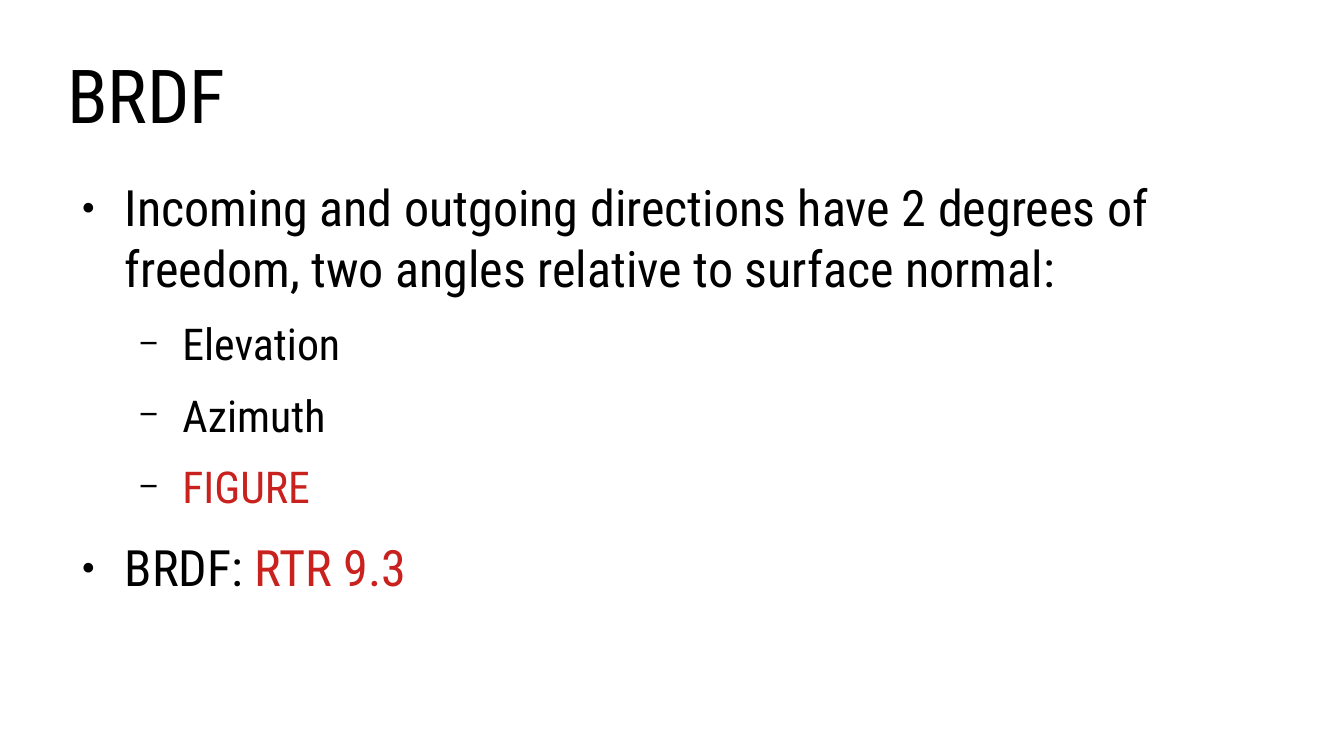
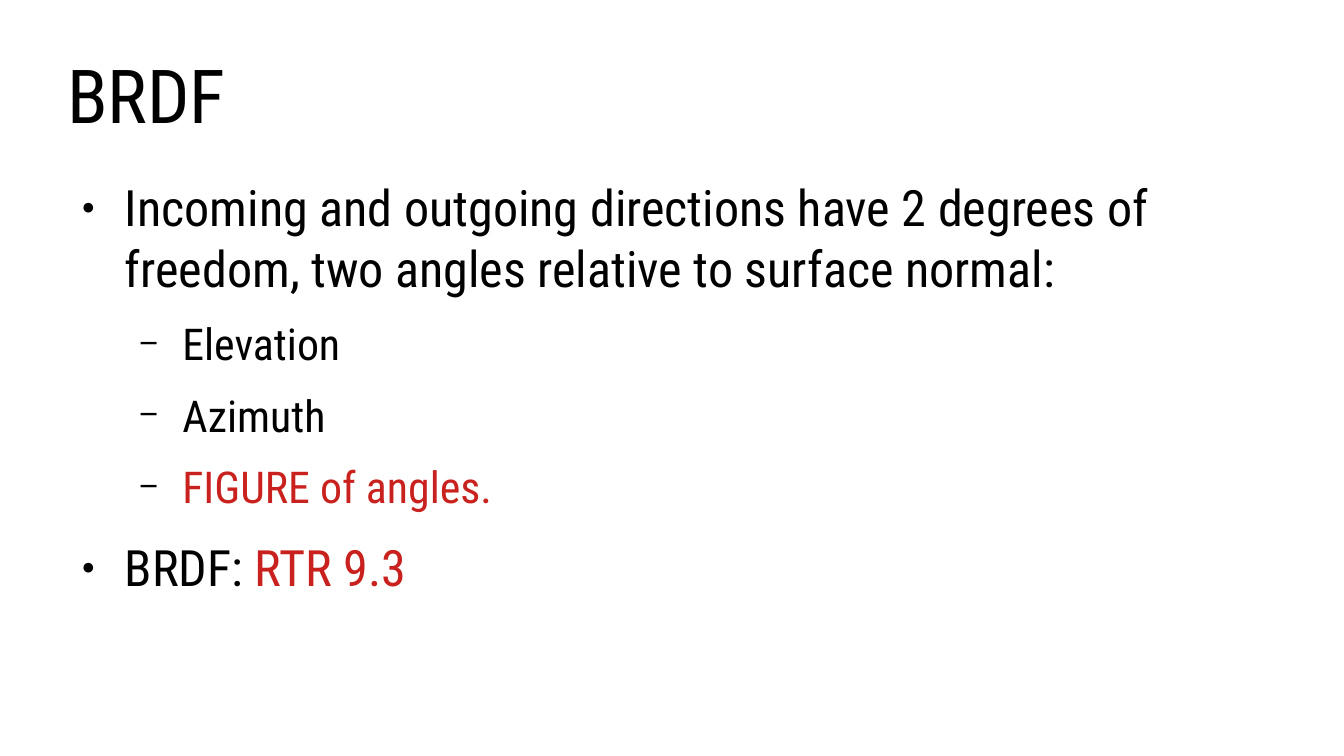
Before and after one commit to lorentzo/IntroductionToComputerGraphics, a slide deck: slide 27 of lectures/3_foundations_3d_scene/3_2_2_3D_models_material.odp. Drawn at 1344x756 pixels with LibreOffice and Linux fonts; fonts in the diff are those of the drawing. Boxes give left, top, right and bottom in pixels: in the first picture for what was removed or moved away, otherwise in the second. Text is boxed around its words. In the diff, an @@ line names an element or a change of style, - is before the commit and + after.

```diff
--- a/lectures/3_foundations_3d_scene/3_2_2_3D_models_material.odp
+++ b/lectures/3_foundations_3d_scene/3_2_2_3D_models_material.odp
@@ text at [182, 469, 492, 512]: text changed @@
-  − FIGURE
+  − FIGURE of angles.
```
Also in this commit, not shown: 11 other slides changed, 12 slides added, 1 slide removed, 7 other files.
